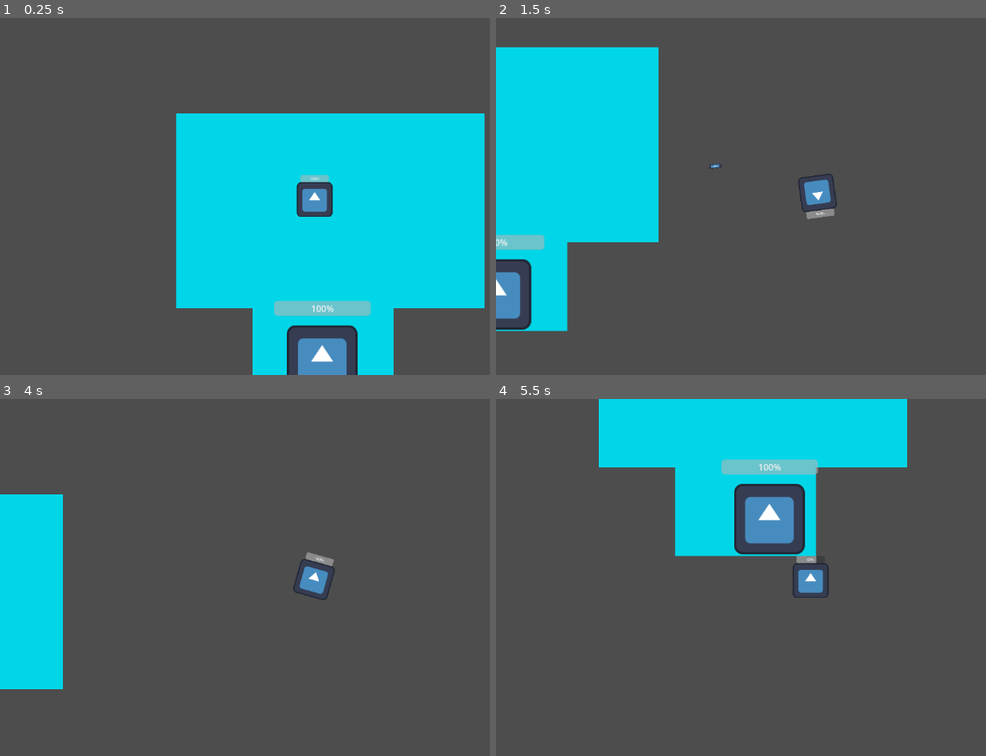
Above: before the commit, frames 1-4 (two rows, left to right).
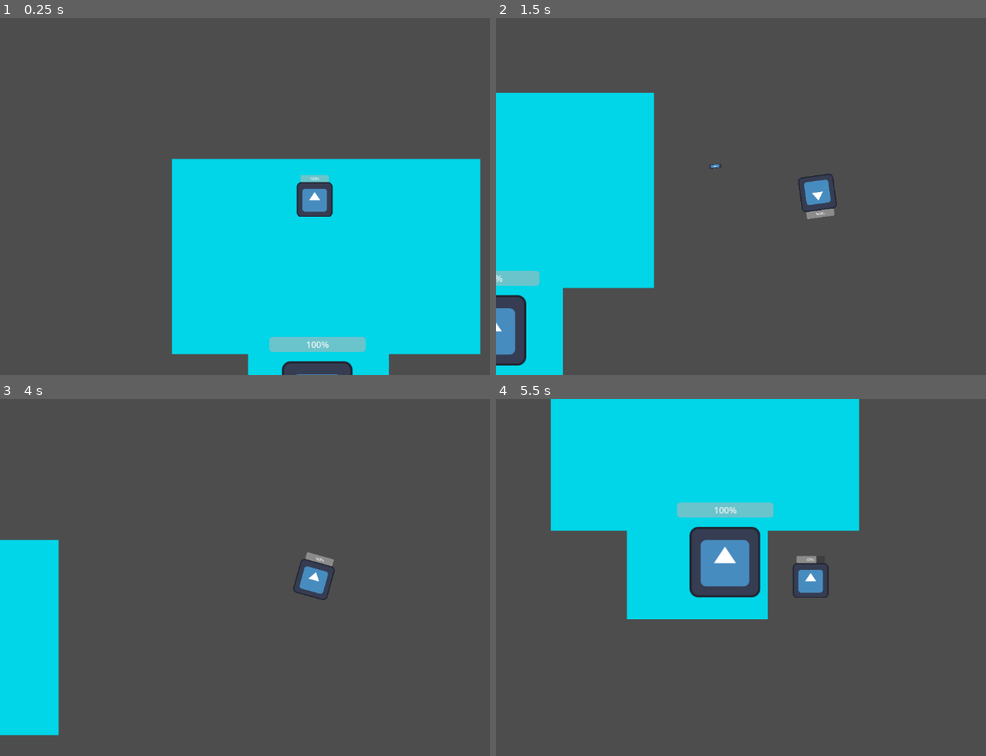
Above: after the commit, the same moments.

Repository: iListenToSludge/Pizza-Interactive
Game: Godot game, scene res://resturaunt.tscn
The game is run twice, just before and just after one commit, with the same random seed, the same clock (stepped at 60 frames per second) and the same inputs. This scene is started directly instead of the project's main scene. The engine's default icon, where the game draws it, is replaced by a stand-in: a white triangle on a blue panel in a dark square.
Inputs (mouse positions are in pixels of both pictures, inside the frame that each line leads up to):
- Up to frame 1 (0.25 s): no input
- Up to frame 2 (1.5 s): tap Enter at 0.5 s; move the mouse to (956, 178) at 0.52 s; hold D (move right) 0.53-1.28 s; tap Shift (dash) at 0.6 s; move the mouse to (687, 214) at 1.27 s; hold S (move down) from 1.28 s (still down); click (687, 214) at 1.35 s
- Up to frame 3 (4 s): move the mouse to (382, 498) at 2.02 s; release S (move down) at 2.03 s; hold D (move right) 2.03-2.78 s; tap Shift (dash) at 2.1, 3.6 s; tap Space at 2.75 s; move the mouse to (284, 648) at 2.77 s; hold W (move up) 2.78-3.53 s; click (284, 648) at 2.85 s; tap Enter at 3.5 s; move the mouse to (outside the picture) at 3.52 s; hold A (move left) from 3.53 s (still down)
- Up to frame 4 (5.5 s): move the mouse to (623, 523) at 4.27 s; click (623, 523) at 4.35 s; move the mouse to (843, 577) at 5.02 s; release A (move left) at 5.03 s; hold S (move down) from 5.03 s (still down); tap Shift (dash) at 5.1 s

The runs differ from the first frame. In frame 1, 17% of the frame differs, in the area x 34-100%, y 26-100%; in frame 2, 10%; in frame 3, 3.6%; in frame 4, 20%, in the area x 11-84%, y 0-62%.

Commit message:
knockback mech

Diff:
--- a/pizza-interactive/bullet2.gd
+++ b/pizza-interactive/bullet2.gd
@@ -9,7 +9,7 @@
 
 func _on_body_entered(body):
 	if body.has_method("take_damage"):
-		body.take_damage(10)
+		body.take_damage(10,global_position)
 	queue_free()
 
 
--- a/pizza-interactive/character.gd
+++ b/pizza-interactive/character.gd
@@ -16,17 +16,19 @@
 var can_dash := true
 var dash_direction := Vector2.ZERO
 var dash_timer := 0.0
-
+var knockback_velocity := Vector2.ZERO
+var knockback_decay := 1200.0
 
 
 func _ready():
 	$ProgressBar.value = health
 
-func take_damage(amount):
+func take_damage(amount, source_position: Vector2):
 	health -= amount
 	$ProgressBar.value = health
 	print("Player health: ", health)
-
+	var direction = (global_position - source_position).normalized()
+	knockback_velocity = direction * 600
 	if health <= 0:
 		die()
 func die():
@@ -60,7 +62,9 @@
 	# Shooting (now works again)
 	if Input.is_action_just_pressed("shoot"):
 		fire()
-
+	if knockback_velocity.length() > 0:
+		velocity += knockback_velocity
+		knockback_velocity = knockback_velocity.move_toward(Vector2.ZERO, knockback_decay * delta)
 	move_and_slide()
 
 func fire():
--- a/pizza-interactive/character_body_2d.gd
+++ b/pizza-interactive/character_body_2d.gd
@@ -4,9 +4,15 @@
 var player_chase = false
 var player: Node2D = null
 var can_attack = true
+var knockback_velocity := Vector2.ZERO
+var knockback_decay := 1000.0
+
 @export var health := 100
 @export var max_health := 100
 func _physics_process(delta):
+	if knockback_velocity.length() > 0:
+		velocity = knockback_velocity
+		knockback_velocity = knockback_velocity.move_toward(Vector2.ZERO, knockback_decay * delta)
 	if player_chase and player != null:
 		var direction = (player.global_position - global_position).normalized()
 
@@ -24,7 +30,7 @@
 	move_and_slide()
 func attack():
 	if player != null and player.has_method("take_damage"):
-		player.take_damage(30)
+		player.take_damage(30, global_position)
 	print("Enemy attacks the player!")
 	can_attack = false
 	$hitbox/attack_timer.start()
@@ -49,12 +55,13 @@
 	$ProgressBar.max_value = max_health
 	$ProgressBar.value = health
 
-func take_damage(amount: int):
+func take_damage(amount: int, source_position: Vector2):
 	health -= amount
 	$ProgressBar.value = health   # ← THIS is what you're missing
 
 	print("Enemy health:", health)
-
+	var direction = (global_position - source_position).normalized()
+	knockback_velocity = direction * 500
 	if health <= 0:
 		die()
 
--- a/pizza-interactive/resturaunt.tscn
+++ b/pizza-interactive/resturaunt.tscn
@@ -47,10 +47,10 @@
 color = Color(0.958692, 0.83814794, 0.91022235, 1)
 
 [node name="CharacterBody2D" parent="." instance=ExtResource("2_0eybj")]
-position = Vector2(551, 243)
+position = Vector2(559.00006, 160)
 scale = Vector2(0.39880437, 0.40742108)
 
 [node name="Camera2D" type="Camera2D" parent="CharacterBody2D"]
 
 [node name="CharacterBody2D2" parent="." instance=ExtResource("2_x0n7s")]
-position = Vector2(558, 549)
+position = Vector2(557, 529)
